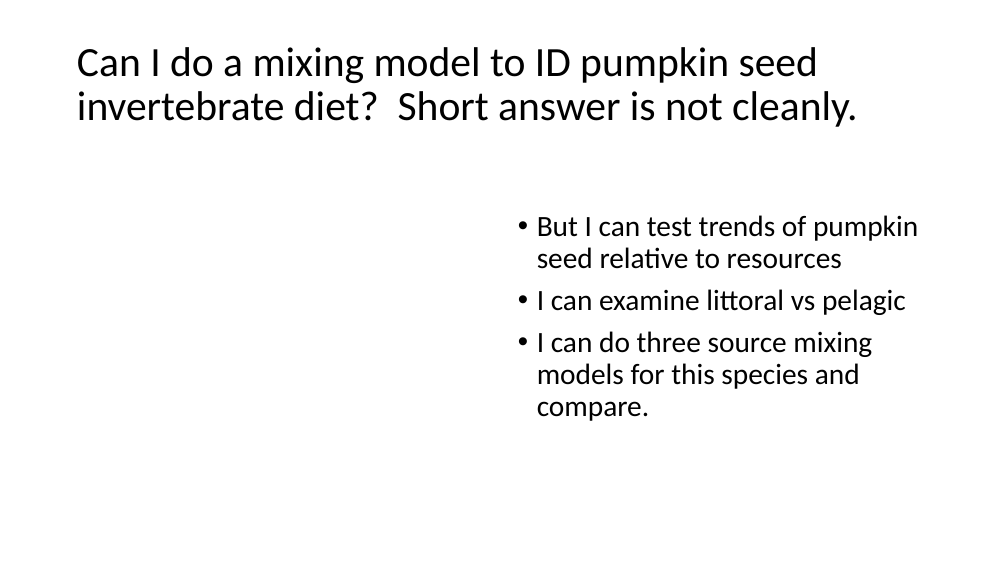
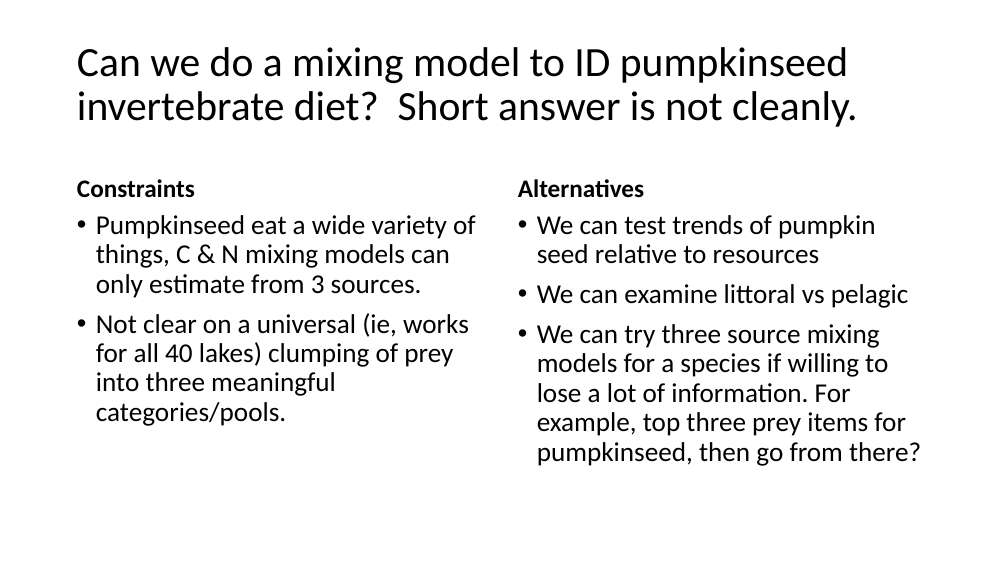
Before and after one commit to freshbeka/WAlakefoodwebCN, a slide deck: slide 6 of docs/20210518_PrepforErinMeeting.pptx. Drawn at 1008x567 pixels with LibreOffice and Linux fonts; fonts in the diff are those of the drawing. Boxes give left, top, right and bottom in pixels: in the first picture for what was removed or moved away, otherwise in the second. Text is boxed around its words. In the diff, an @@ line names an element or a change of style, - is before the commit and + after.

Commit message:
Lit-pelag

```diff
--- a/docs/20210518_PrepforErinMeeting.pptx
+++ b/docs/20210518_PrepforErinMeeting.pptx
@@ title at <box>77,47,858,127</box>: text changed @@
-Can I do a mixing model to ID pumpkin seed invertebrate diet? Short answer is not cleanly.
+Can we do a mixing model to ID pumpkinseed invertebrate diet? Short answer is not cleanly.
@@ text added at <box>77,179,195,198</box>, 24 pt, text #000000, bold @@
+Constraints
@@ text added at <box>518,179,644,198</box>, 24 pt, text #000000, bold @@
+Alternatives
@@ text added at <box>96,215,476,426</box>, 25.9 pt, text #000000 @@
+• Pumpkinseed eat a wide variety of things, C & N mixing models can only estimate from 3 sources.
+• Not clear on a universal (ie, works for all 40 lakes) clumping of prey into three meaningful categories/pools.
@@ text at <box>537,215,921,466</box>: text changed; size 28 to 25.9 pt @@
-• But I can test trends of pumpkin seed relative to resources
-• I can examine littoral vs pelagic
-• I can do three source mixing models for this species and compare.
+• We can test trends of pumpkin seed relative to resources
+• We can examine littoral vs pelagic
+• We can try three source mixing models for a species if willing to lose a lot of information. For example, top three prey items for pumpkinseed, then go from there?
```
Also in this commit, not shown: 2 other slides changed, 1 other file.
